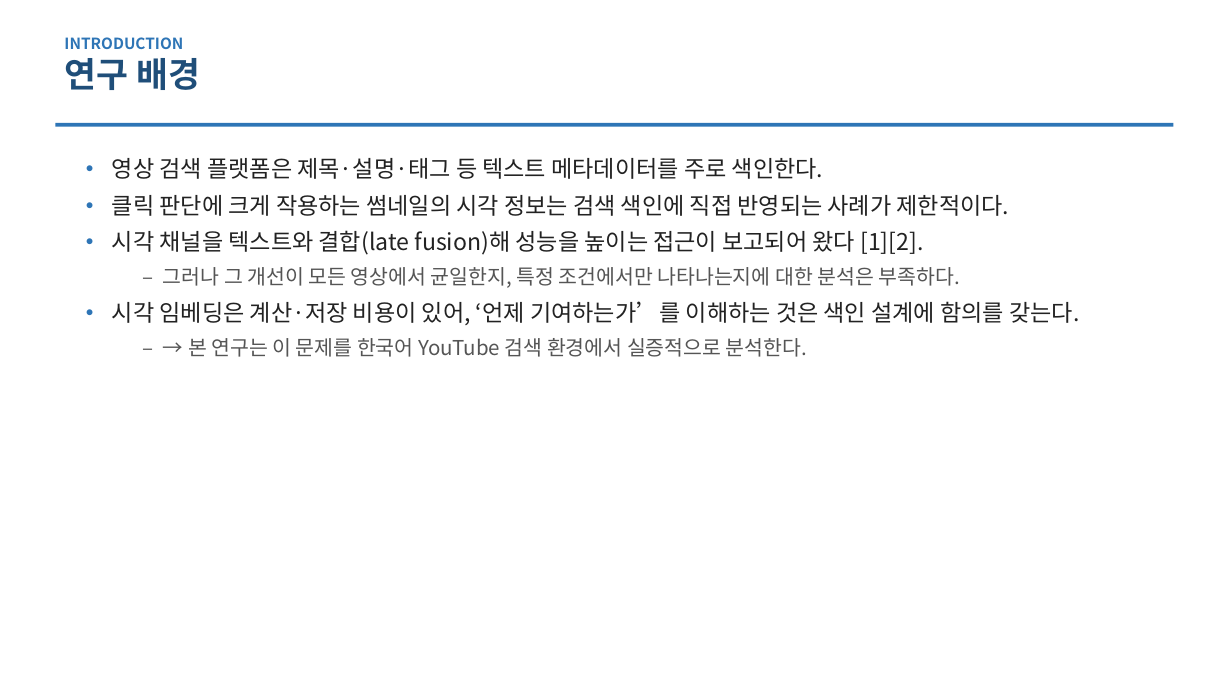
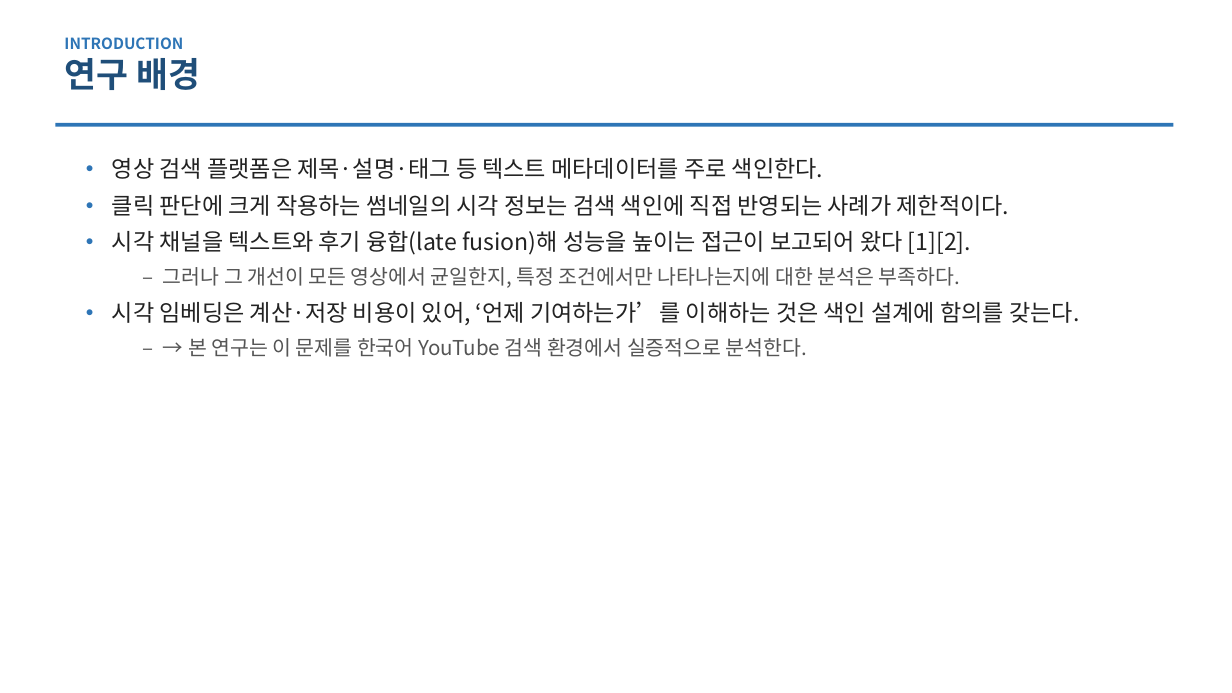
Before and after one commit to ThirdActiveDataExTech/thirdparty-metadata-ingestion, a slide deck: slide 2 of docs/research/P05_thumbnail_fusion/paper_KIICE_발표초안.pptx. Drawn at 1232x693 pixels with LibreOffice and Linux fonts; fonts in the diff are those of the drawing. Boxes give left, top, right and bottom in pixels: in the first picture for what was removed or moved away, otherwise in the second. Text is boxed around its words. In the diff, an @@ line names an element or a change of style, - is before the commit and + after.

```diff
--- a/docs/research/P05_thumbnail_fusion/paper_KIICE_발표초안.pptx
+++ b/docs/research/P05_thumbnail_fusion/paper_KIICE_발표초안.pptx
@@ text at (112,230,971,255): text changed @@
-• 시각 채널을 텍스트와 결합(late fusion)해 성능을 높이는 접근이 보고되어 왔다 [1][2].
+• 시각 채널을 텍스트와 후기 융합(late fusion)해 성능을 높이는 접근이 보고되어 왔다 [1][2].
```
Also in this commit, not shown: 7 other slides changed, 4 other files.
